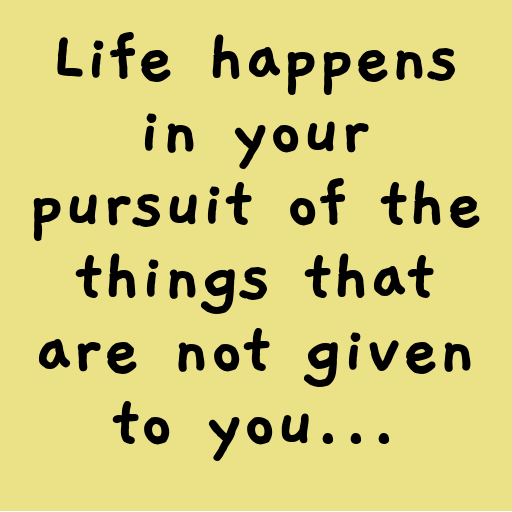
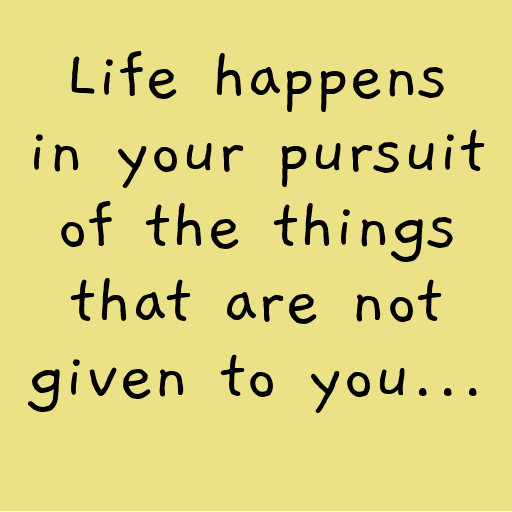
Layer changes from the first 512×512 image to the second:
renamed "Life happens in your pursuit o..." to "...", painted on it over left=27, top=32, right=485, bottom=461
